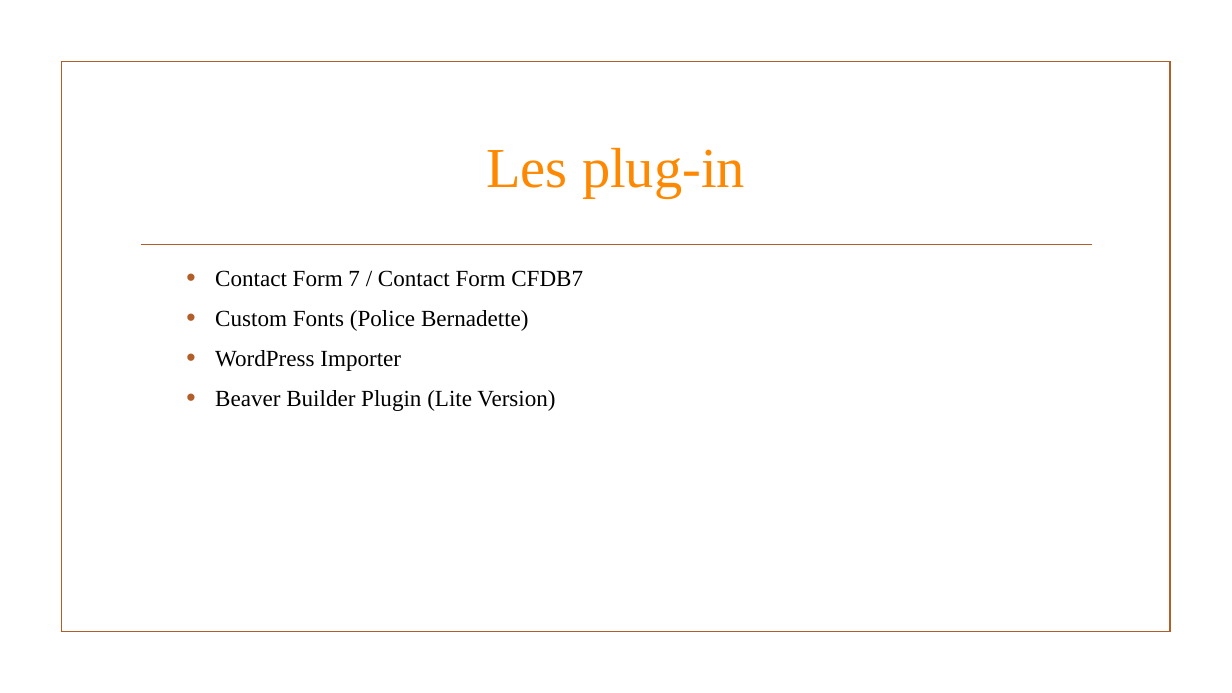
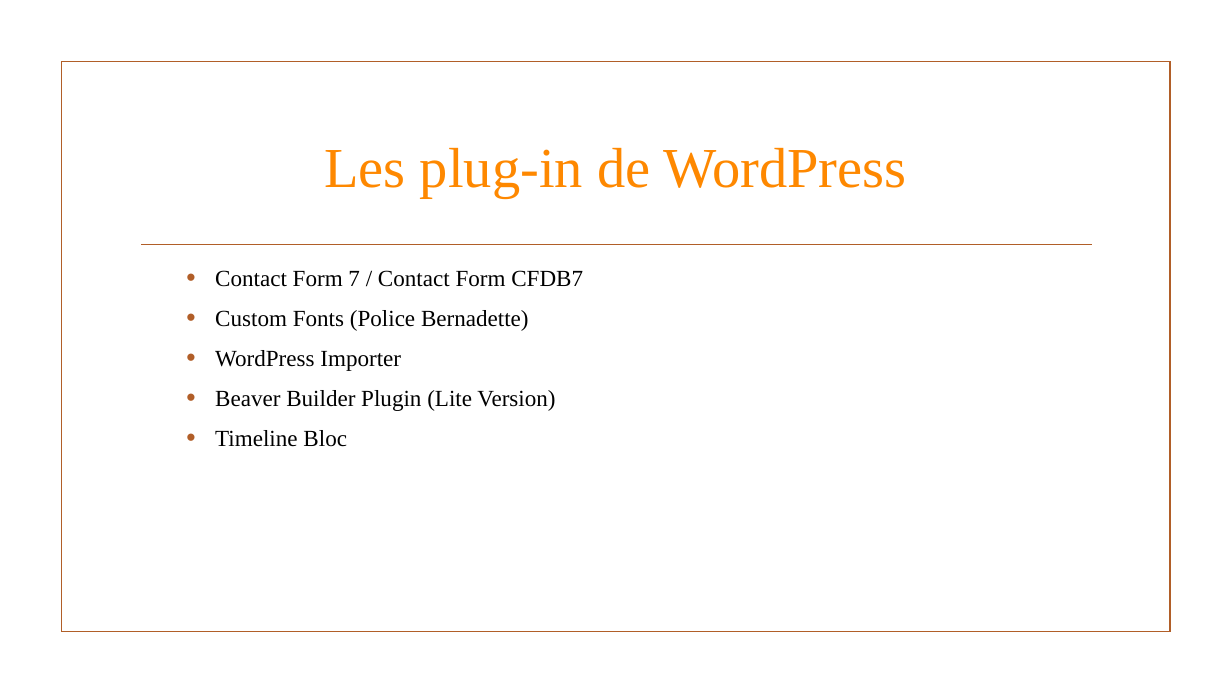
Before and after one commit to DebrayM/Oncle-Sammy, a slide deck: slide 9 of Grillades Oncle SAMMY site vitrine.pptx (slide 6 before the commit). Drawn at 1232x693 pixels with LibreOffice and Linux fonts; fonts in the diff are those of the drawing; background and template pictures are left out. Boxes give left, top, right and bottom in pixels: in the first picture for what was removed or moved away, otherwise in the second. Text is boxed around its words. In the diff, an @@ line names an element or a change of style, - is before the commit and + after.

```diff
--- a/Grillades Oncle SAMMY site vitrine.pptx
+++ b/Grillades Oncle SAMMY site vitrine.pptx
@@ title at bbox=[324, 147, 906, 198]: text changed @@
-Les plug-in
+Les plug-in de WordPress
@@ text at bbox=[215, 430, 347, 447]: paragraph added @@
+  • Timeline Bloc
```
Also in this commit, not shown: 5 other slides changed, 3 slides added, 1 slide removed, 2 other files.
